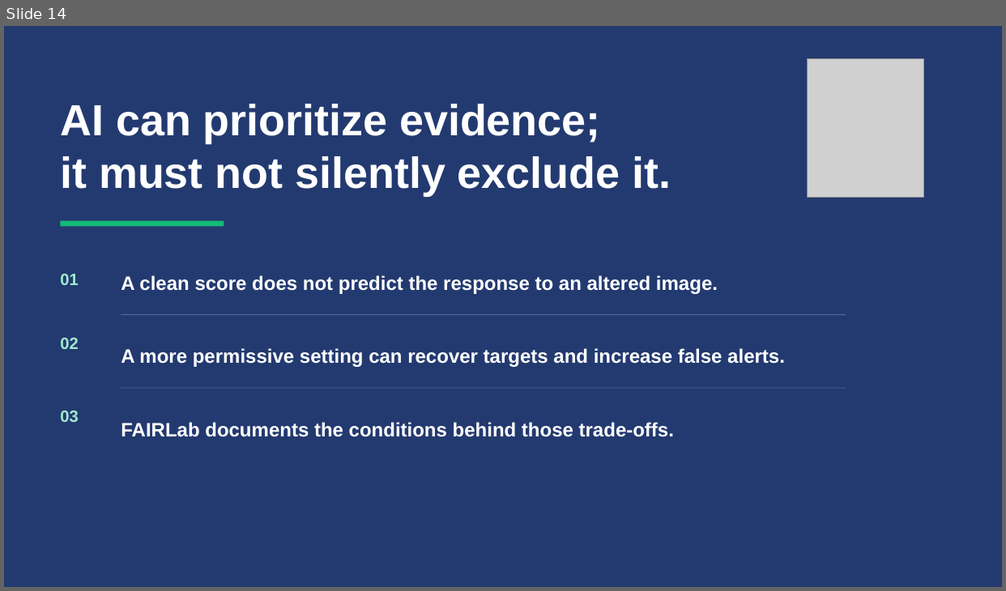
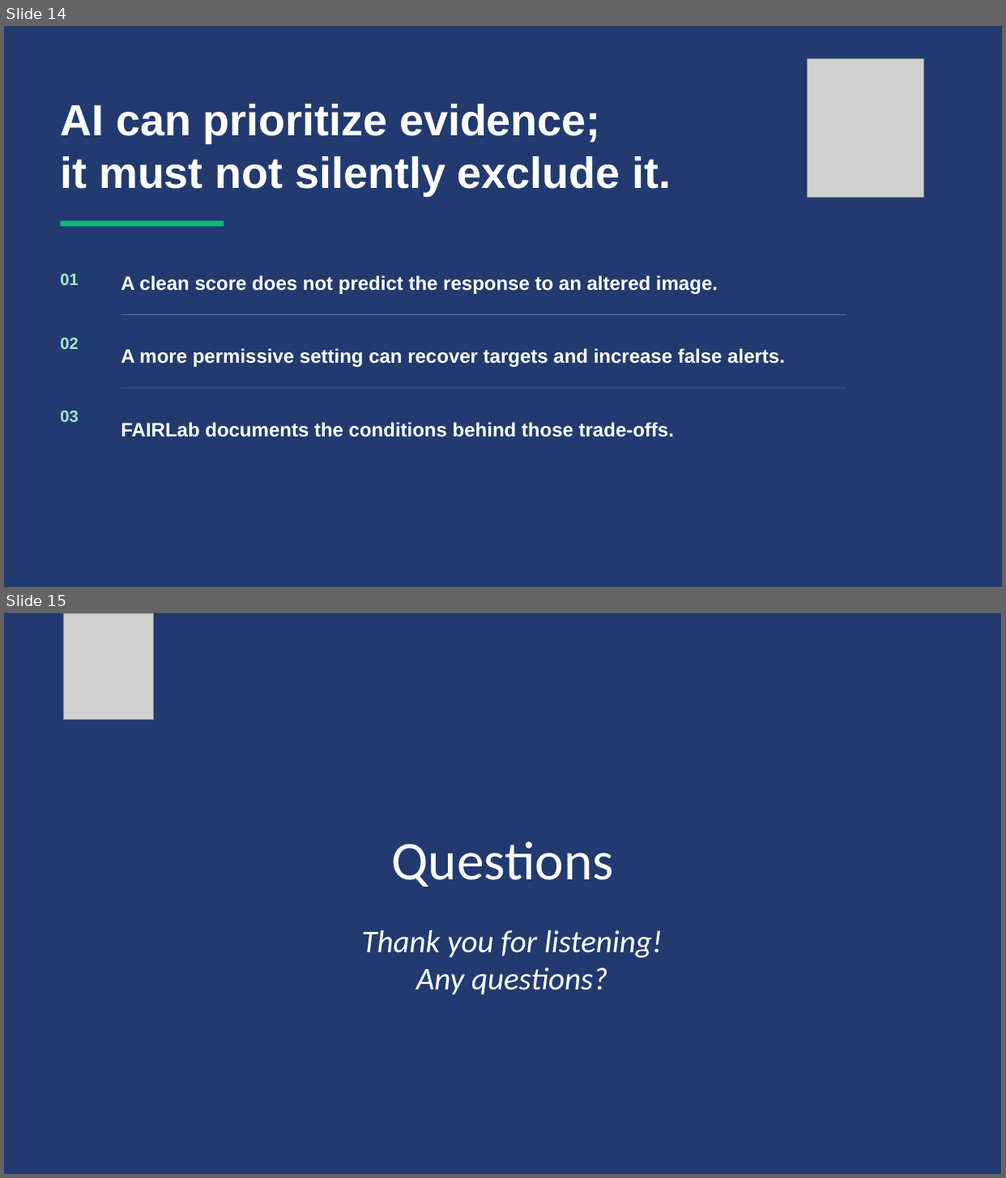
Before and after one commit to lmolinario/Molinario_Thesis_Defense_2026, a slide deck: Molinario_Thesis_Defense_2026.pptx. Shown one above the other, each under a label of ours: slide 14 before the commit, slides 14 and 15 after it. The pictures are 1006x591 and 1006x1178 pixels, drawn with LibreOffice and Linux fonts; fonts in the diff are those of the drawing; grey boxes stand for pictures. Boxes give left, top, right and bottom in pixels: in the first picture for what was removed or moved away, otherwise in the second. Text is boxed around its words. In the diff, an @@ line names an element or a change of style, - is before the commit and + after.

```diff
--- a/Molinario_Thesis_Defense_2026.pptx
+++ b/Molinario_Thesis_Defense_2026.pptx
@@ slide 15 added at bbox=[4, 613, 1002, 1174], background #FFFFFF @@
@@ rectangle added at bbox=[4, 613, 1002, 1174], fill #233A70 @@
@@ picture added at bbox=[64, 613, 154, 720] @@
@@ text added at bbox=[392, 841, 614, 887], 52.4 pt, text #FFFFFF @@
+Questions
@@ text added at bbox=[362, 931, 662, 995], 30.4 pt, text #FFFFFF, italic @@
+Thank you for listening!
+Any questions?
```
Also in this commit, not shown: 10 slides changed, 1 slide removed.
